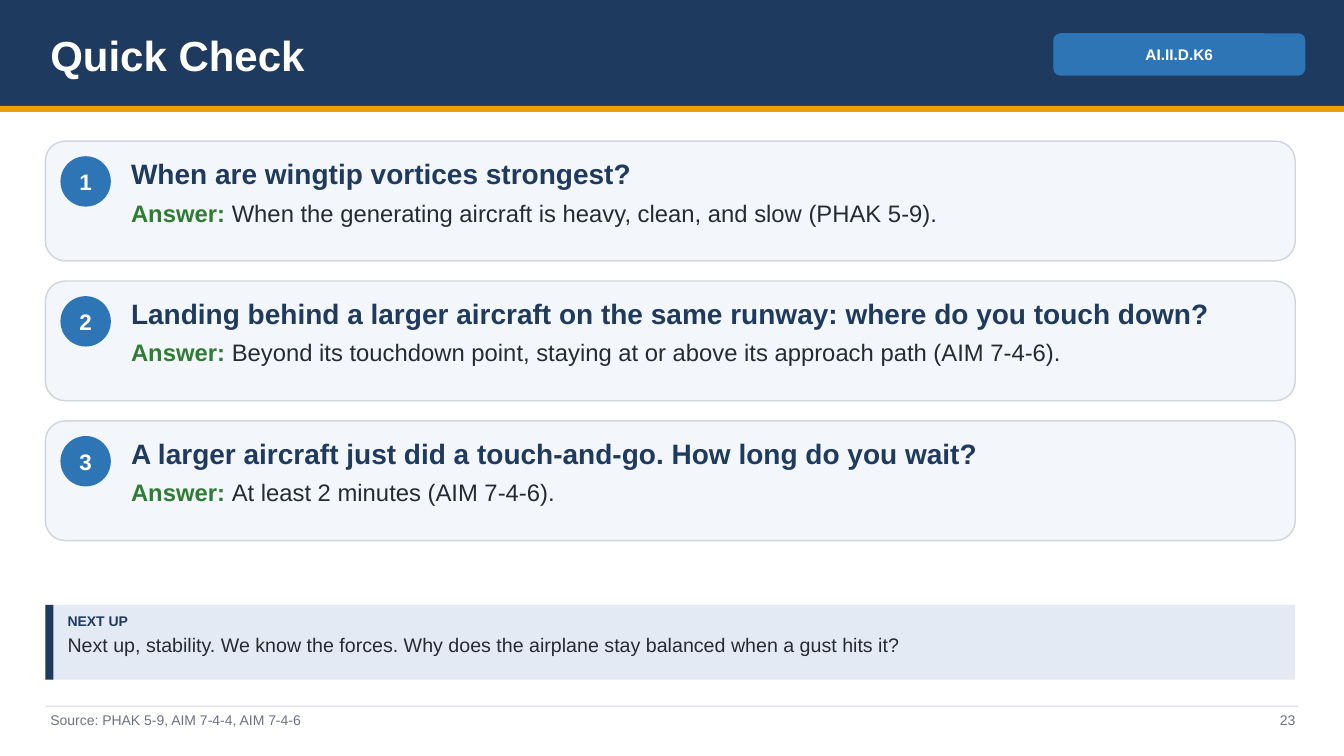
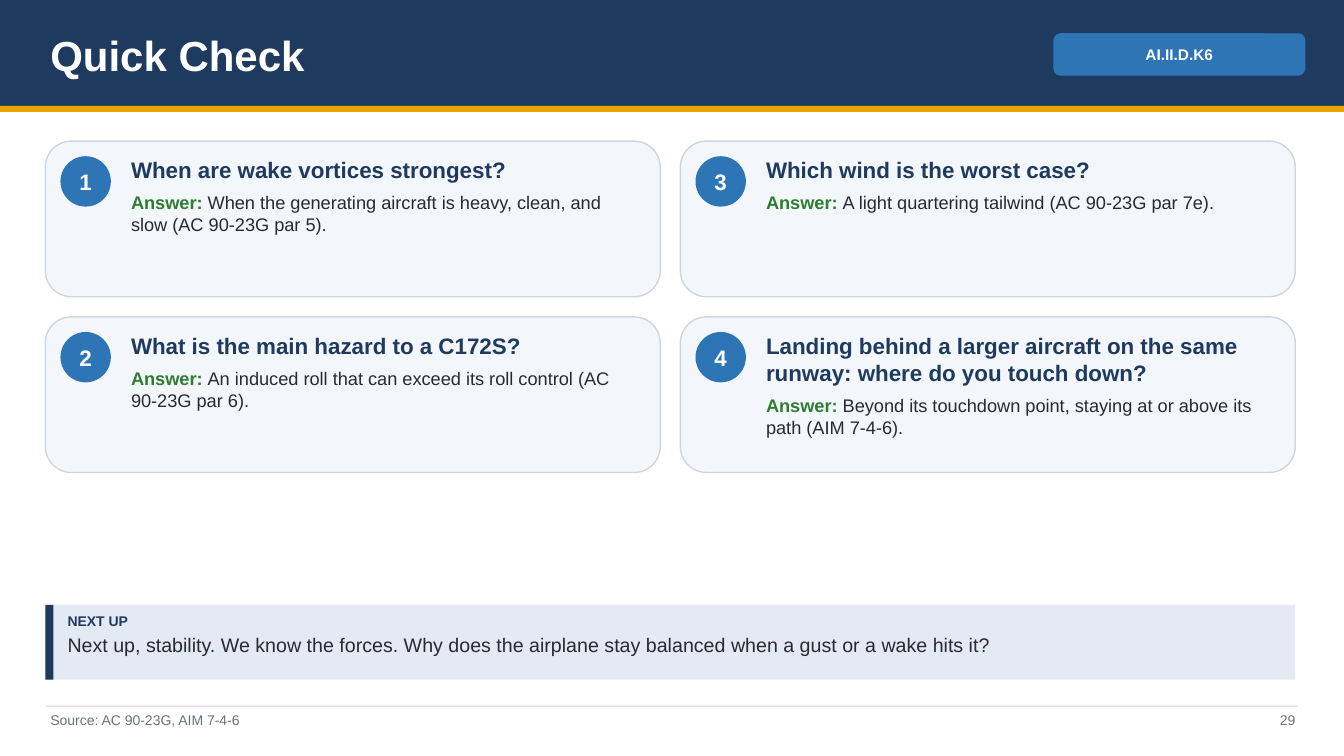
Before and after one commit to greenleeezekial1-glitch/Claude, a slide deck: slide 29 of Area II - Technical Subject Areas/II.D Principles of Flight - Slides.pptx (slide 23 before the commit). Drawn at 1344x756 pixels with LibreOffice and Linux fonts; fonts in the diff are those of the drawing. Boxes give left, top, right and bottom in pixels: in the first picture for what was removed or moved away, otherwise in the second. Text is boxed around its words. In the diff, an @@ line names an element or a change of style, - is before the commit and + after.

```diff
--- a/Area II - Technical Subject Areas/II.D Principles of Flight - Slides.pptx
+++ b/Area II - Technical Subject Areas/II.D Principles of Flight - Slides.pptx
@@ rounded rectangle: place and size @@
-rounded rectangle at (45,141,1296,261)
+rounded rectangle at (45,141,660,296)
@@ rounded rectangle added at (681,141,1296,296), fill #F3F6FA, outline #D0D5DD 1 pt @@
@@ text at (131,161,601,235): text changed; size 17 to 13 pt @@
-When are wingtip vortices strongest?
-Answer: When the generating aircraft is heavy, clean, and slow (PHAK 5-9).
+When are wake vortices strongest?
+Answer: When the generating aircraft is heavy, clean, and slow (AC 90-23G par 5).
@@ ellipse "3": place and size @@
-ellipse "3" at (60,437,111,487)
+ellipse "3" at (696,156,746,207)
@@ text added at (766,161,1214,213), 13 pt, text #262B33 @@
+Which wind is the worst case?
+Answer: A light quartering tailwind (AC 90-23G par 7e).
@@ rounded rectangle: place and size @@
-rounded rectangle at (45,281,1296,401)
+rounded rectangle at (45,317,660,472)
@@ rounded rectangle added at (681,317,1296,472), fill #F3F6FA, outline #D0D5DD 1 pt @@
@@ text "Landing behind a larger aircraft ...": place and size @@
-text "Landing behind a larger aircraft ..." at (131,303,1208,366)
+text "Landing behind a larger aircraft ..." at (766,337,1251,438)
@@ ellipse "2": place and size @@
-ellipse "2" at (60,296,111,347)
+ellipse "2" at (60,332,111,382)
@@ text added at (131,337,609,411), 13 pt, text #262B33 @@
+What is the main hazard to a C172S?
+Answer: An induced roll that can exceed its roll control (AC 90-23G par 6).
@@ ellipse added at (696,332,746,382), fill #2E75B6, 16 pt, text #FFFFFF, bold @@
+4
@@ text at (766,337,1237,386): size 20 to 16 pt in "Landing behind a larger aircraft on the ..." @@
@@ text at (766,398,1251,438): text changed; size 17 to 13 pt @@
-Answer: Beyond its touchdown point, staying at or above its approach path (AIM 7-4-6).
+Answer: Beyond its touchdown point, staying at or above its path (AIM 7-4-6).
@@ rounded rectangle removed at (45,421,1296,541) @@
@@ text removed at (131,443,977,506) @@
-A larger aircraft just did a touch-and-go. How long do you wait?
-Answer: At least 2 minutes (AIM 7-4-6).
@@ text at (68,637,990,656): text changed @@
-Next up, stability. We know the forces. Why does the airplane stay balanced when a gust hits it?
+Next up, stability. We know the forces. Why does the airplane stay balanced when a gust or a wake hits it?
@@ text at (50,715,240,727): text changed @@
-Source: PHAK 5-9, AIM 7-4-4, AIM 7-4-6
+Source: AC 90-23G, AIM 7-4-6
@@ text at (1280,715,1296,725): text changed @@
-23
+29
```
Also in this commit, not shown: 46 other slides changed, 8 slides added, 1 slide removed, 19 other files.
